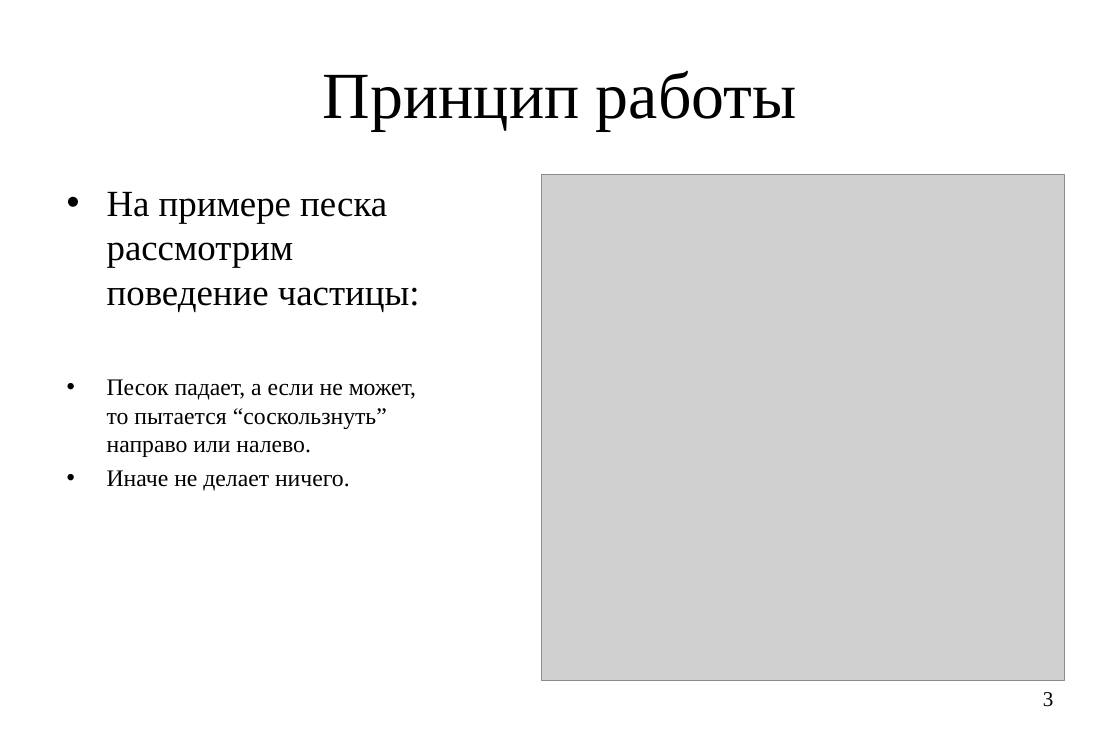
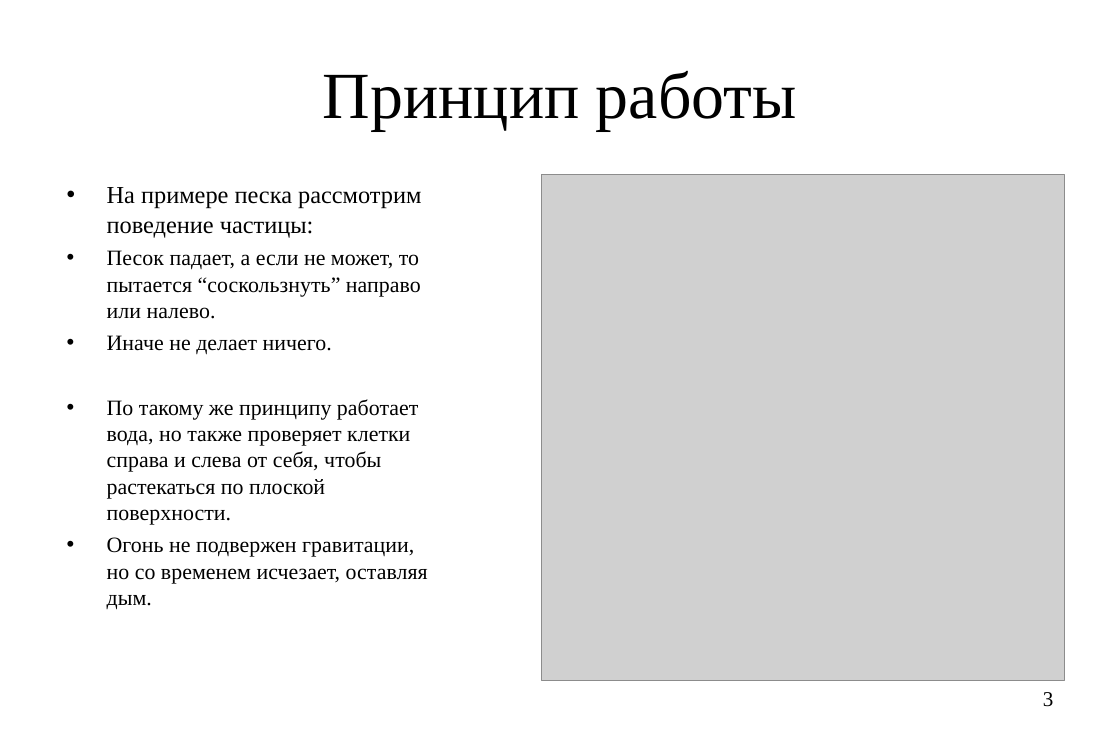
Before and after one commit to molo4kaPlus/praktika_digital_kafedra, a slide deck: slide 3 of doc/Презентация (1).ppt. Drawn at 1120x747 pixels with LibreOffice and Linux fonts; fonts in the diff are those of the drawing; grey boxes stand for pictures. Boxes give left, top, right and bottom in pixels: in the first picture for what was removed or moved away, otherwise in the second. Text is boxed around its words. In the diff, an @@ line names an element or a change of style, - is before the commit and + after.

```diff
--- a/doc/Презентация (1).ppt
+++ b/doc/Презентация (1).ppt
@@ text at <box>107,187,421,355</box>: size 28 to 18.5 pt in "На примере песка рассмотрим поведение частицы:"; size 18 to 16.6 pt in "Песок падает, а если не может, то ...", "Иначе не делает ничего."; less space between paragraphs @@
@@ text at <box>107,399,428,610</box>: paragraphs added @@
+• По такому же принципу работает вода, но также проверяет клетки справа и слева от себя, чтобы растекаться по плоской поверхности.
+• Огонь не подвержен гравитации, но со временем исчезает, оставляя дым.
```
Also in this commit, not shown: 1 other slide changed, 3 slides added, 6 other files.
